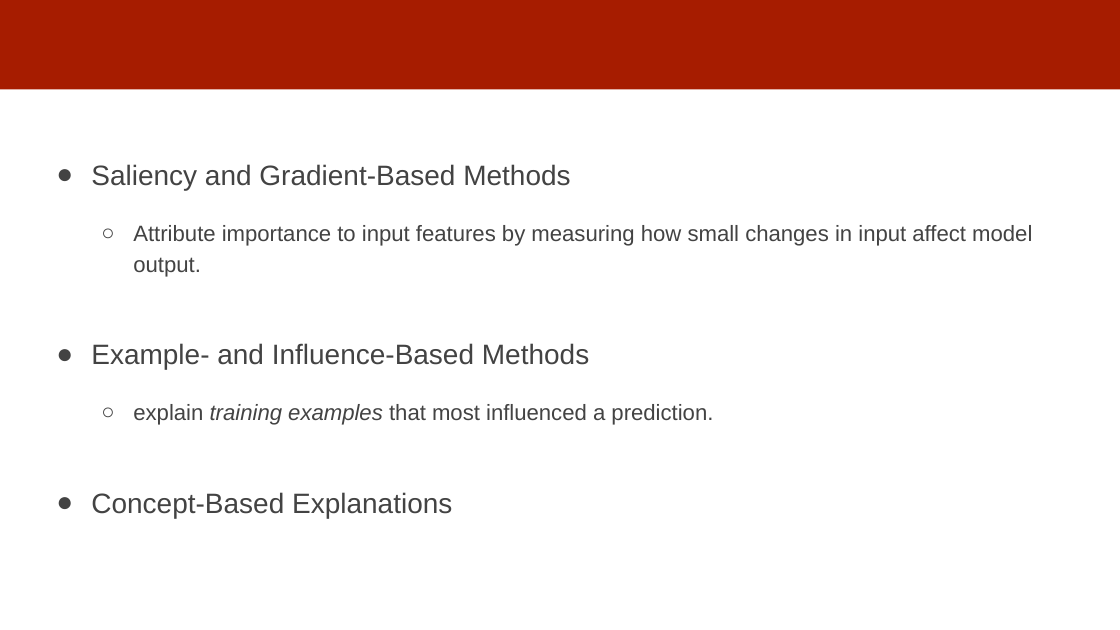
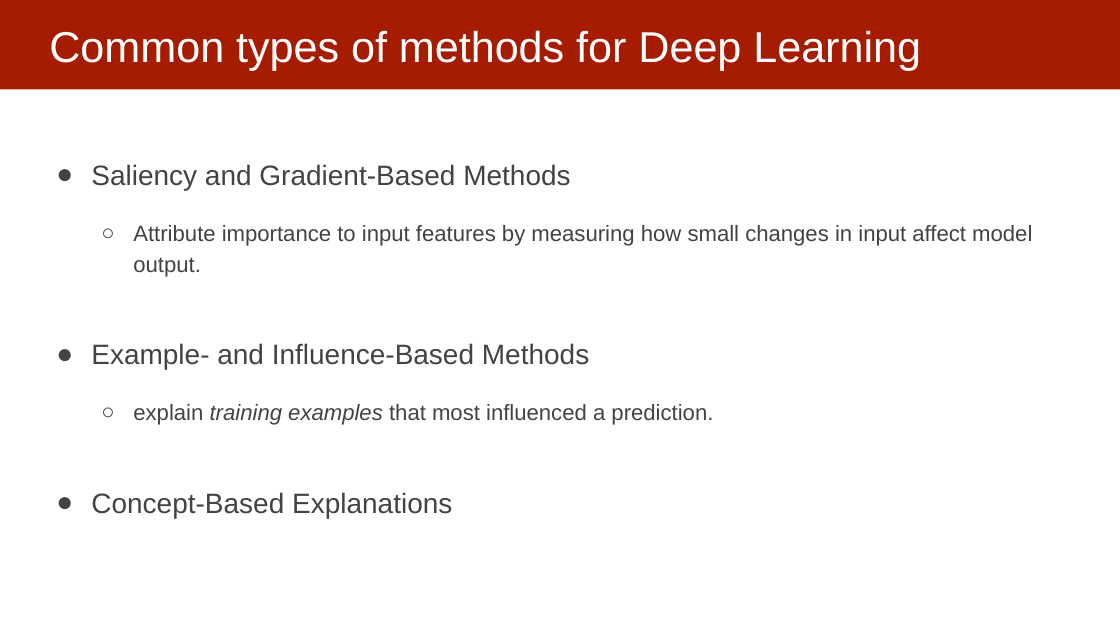
Before and after one commit to dssg/MLinPractice, a slide deck: slide 32 of Lectures/Lecture13-InterpretabilityOverview.pptx. Drawn at 1120x630 pixels with LibreOffice and Linux fonts; fonts in the diff are those of the drawing. Boxes give left, top, right and bottom in pixels: in the first picture for what was removed or moved away, otherwise in the second. Text is boxed around its words. In the diff, an @@ line names an element or a change of style, - is before the commit and + after.

```diff
--- a/Lectures/Lecture13-InterpretabilityOverview.pptx
+++ b/Lectures/Lecture13-InterpretabilityOverview.pptx
@@ title added at [49, 30, 921, 70], 37 pt, text #FFFFFF @@
+Common types of methods for Deep Learning
```
Also in this commit, not shown: 2 other slides changed, 1 slide added, 1 slide removed, 3 other files.
